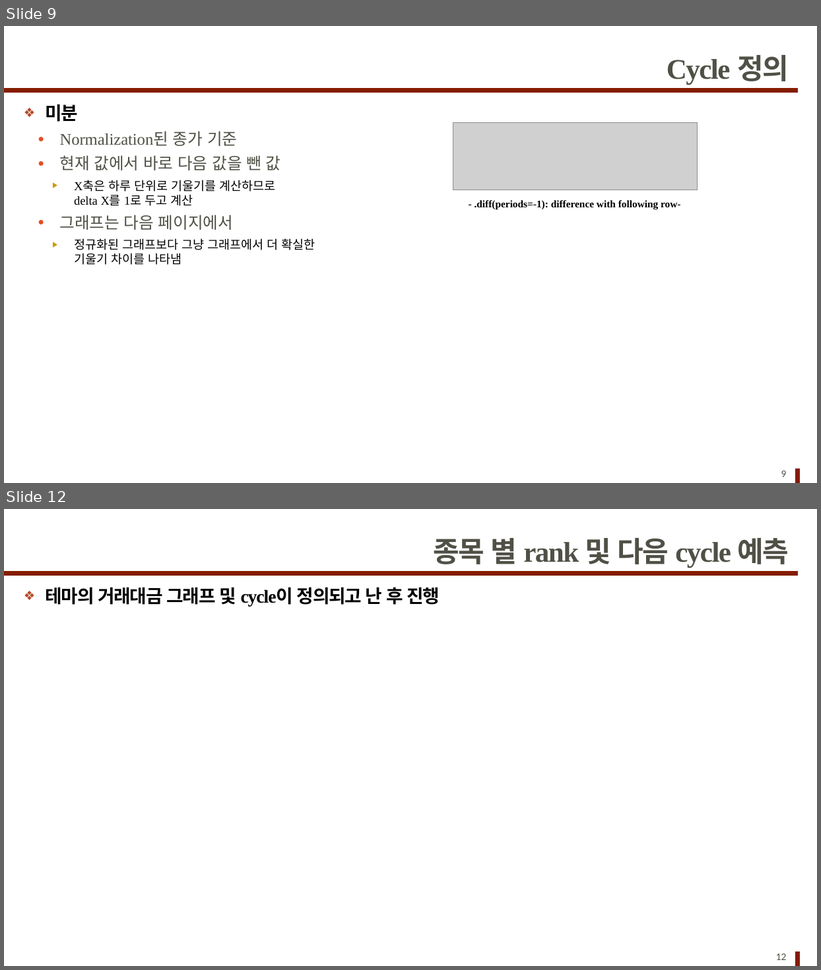
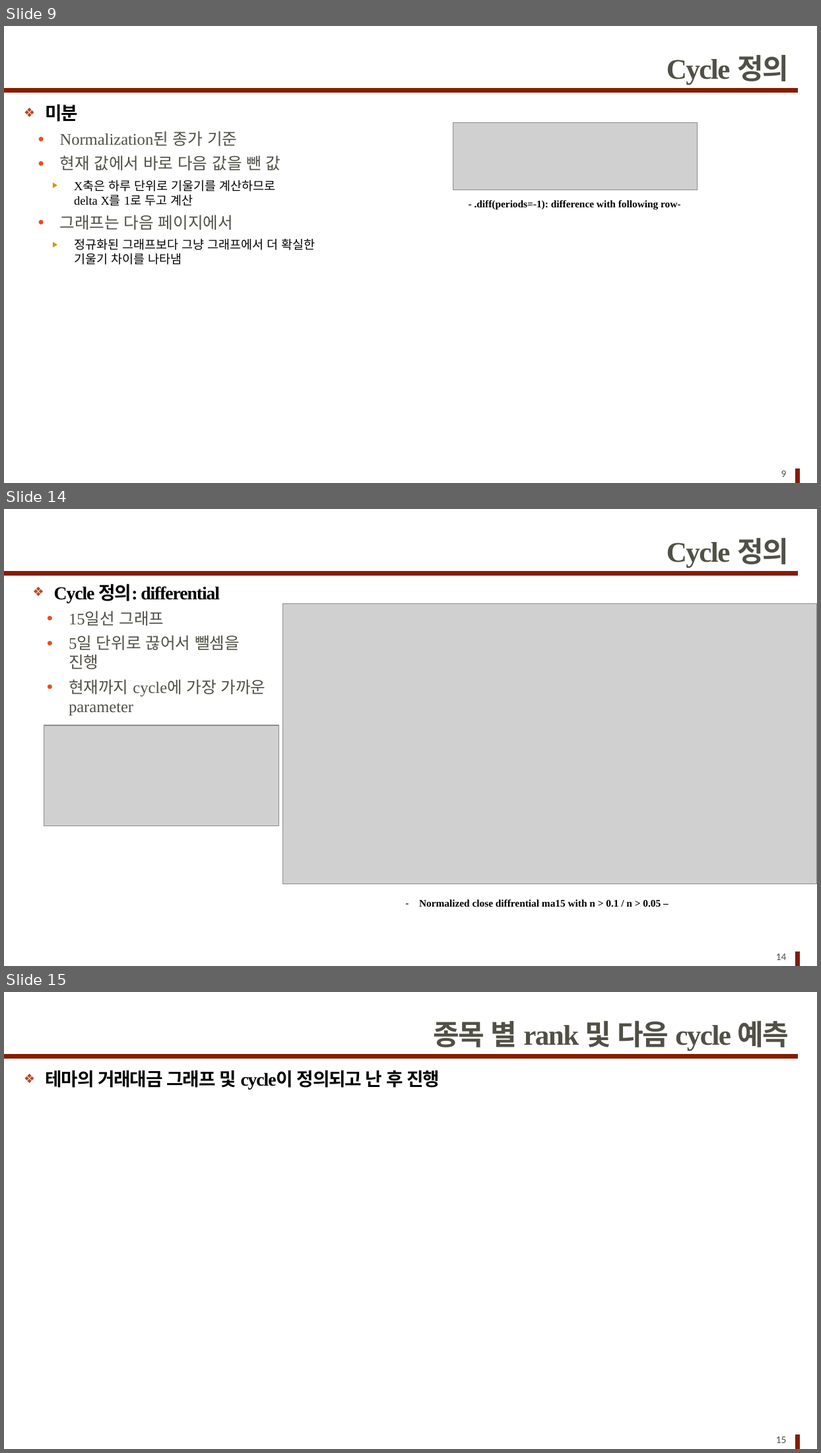
Before and after one commit to pathofexile7777/stock_cycle_prediction, a slide deck: 현황.pptx. Shown one above the other, each under a label of ours: slides 9 and 12 before the commit, slides 9, 14 and 15 after it; the slides between them are not shown. The pictures are 821x970 and 821x1453 pixels, drawn with LibreOffice and Linux fonts; fonts in the diff are those of the drawing; grey boxes stand for pictures. Boxes give left, top, right and bottom in pixels: in the first picture for what was removed or moved away, otherwise in the second. Text is boxed around its words. In the diff, an @@ line names an element or a change of style, - is before the commit and + after.

Commit message:
그래프 파라미터 조정

```diff
--- a/현황.pptx
+++ b/현황.pptx
@@ slide 14 added at (4, 509, 817, 966), background #FFFFFF; not listed: 2 template elements that a slide beside it also shows @@
@@ title added at (667, 538, 789, 568), 28 pt, text #505046, bold @@
+Cycle 정의
@@ text added at (54, 584, 266, 716), 16 pt, text #505046 @@
+❖ Cycle 정의: differential
+  ● 15일선 그래프
+  ● 5일 단위로 끊어서 뺄셈을
+    진행
+  ● 현재까지 cycle에 가장 가까운
+    parameter
@@ picture added at (283, 603, 816, 884) @@
@@ picture added at (44, 725, 279, 826) @@
@@ text added at (419, 900, 661, 907), 10 pt, text #000000, bold @@
+– Normalized close diffrential ma15 with n > 0.1 / n > 0.05 –
@@ page number added at (776, 954, 787, 960), 10 pt, text #505046 @@
+14
@@ what was slide 12 is now slide 15 @@
@@ page number at (776, 1437, 787, 1443): text changed @@
-12
+15
```
Also in this commit, not shown: 2 slides changed, 2 other slides added, 11 other files.
